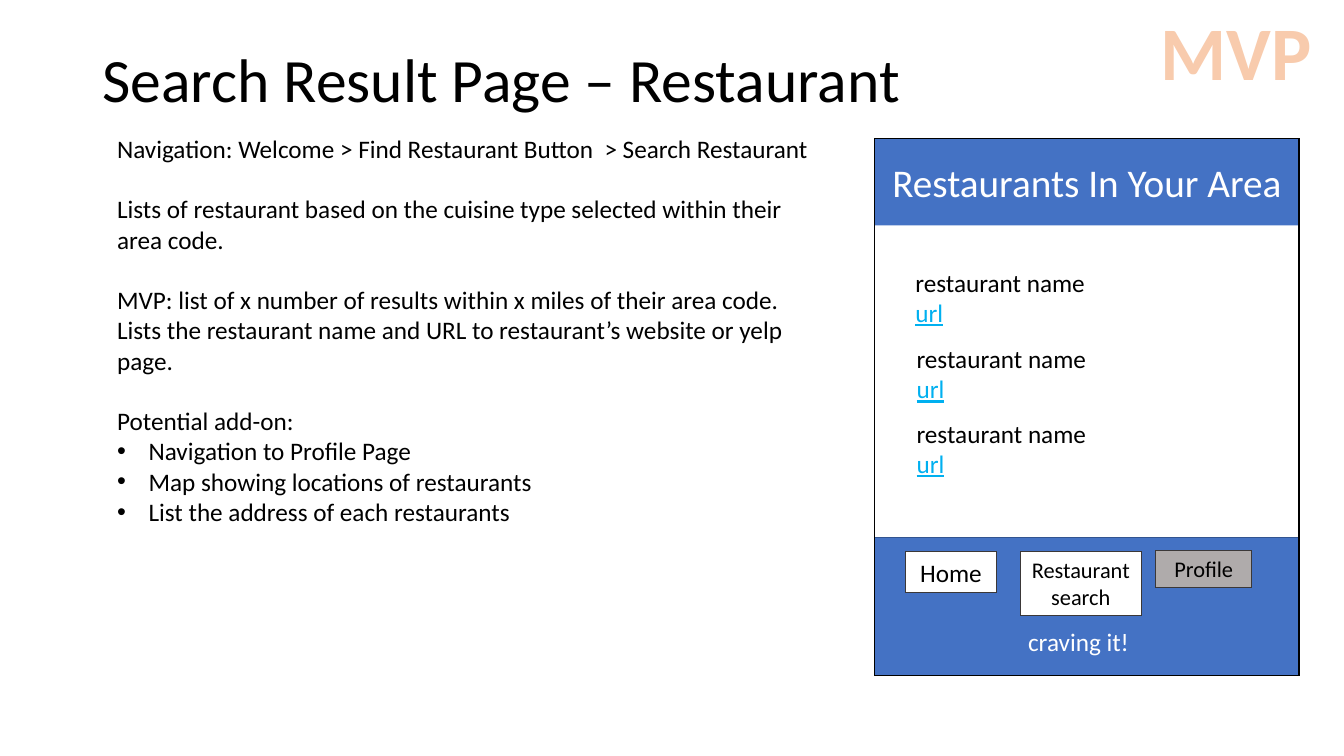
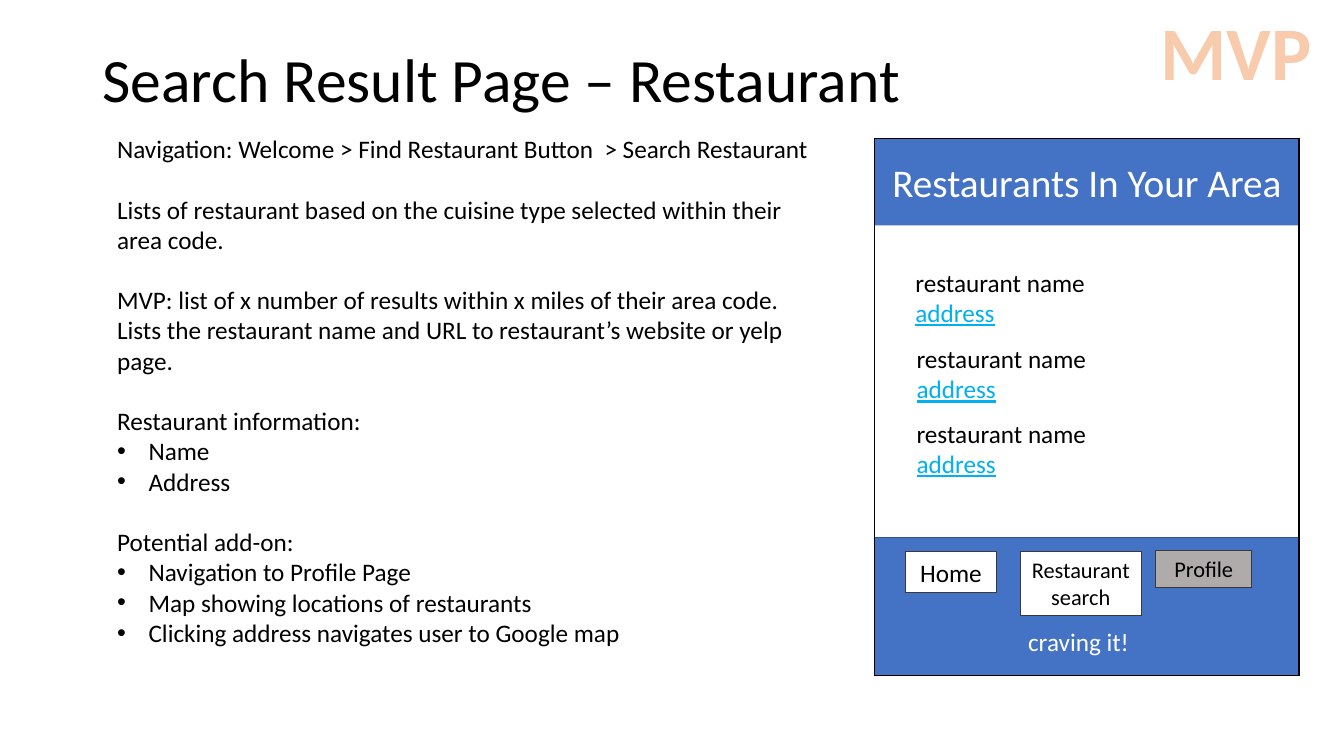
Before and after one commit to christinena-msr/crave_masters, a slide deck: slide 8 of WireFrames.pptx (slide 7 before the commit). Drawn at 1344x756 pixels with LibreOffice and Linux fonts; fonts in the diff are those of the drawing. Boxes give left, top, right and bottom in pixels: in the first picture for what was removed or moved away, otherwise in the second. Text is boxed around its words. In the diff, an @@ line names an element or a change of style, - is before the commit and + after.

```diff
--- a/WireFrames.pptx
+++ b/WireFrames.pptx
@@ text at (915, 304, 994, 326): text changed @@
-url
+address
@@ text at (917, 380, 996, 403): text changed @@
-url
+address
@@ text at (117, 412, 360, 492): paragraphs added @@
+Restaurant information:
+• Name
+• Address
@@ text at (917, 455, 996, 477): text changed @@
-url
+address
@@ text at (149, 624, 619, 647): text changed @@
-• List the address of each restaurants
+• Clicking address navigates user to Google map
```
Also in this commit, not shown: 3 other slides changed, 1 slide added.
